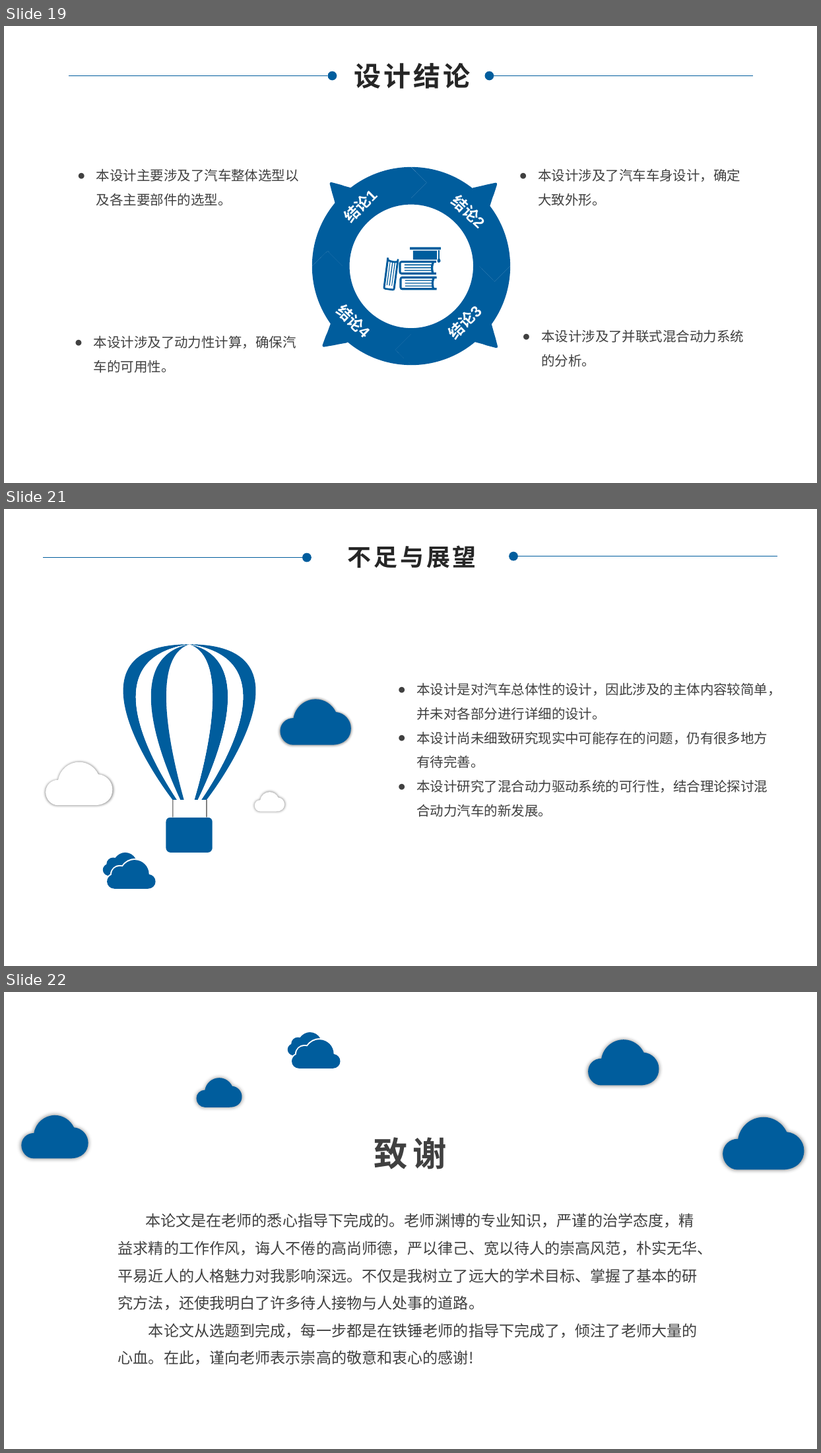
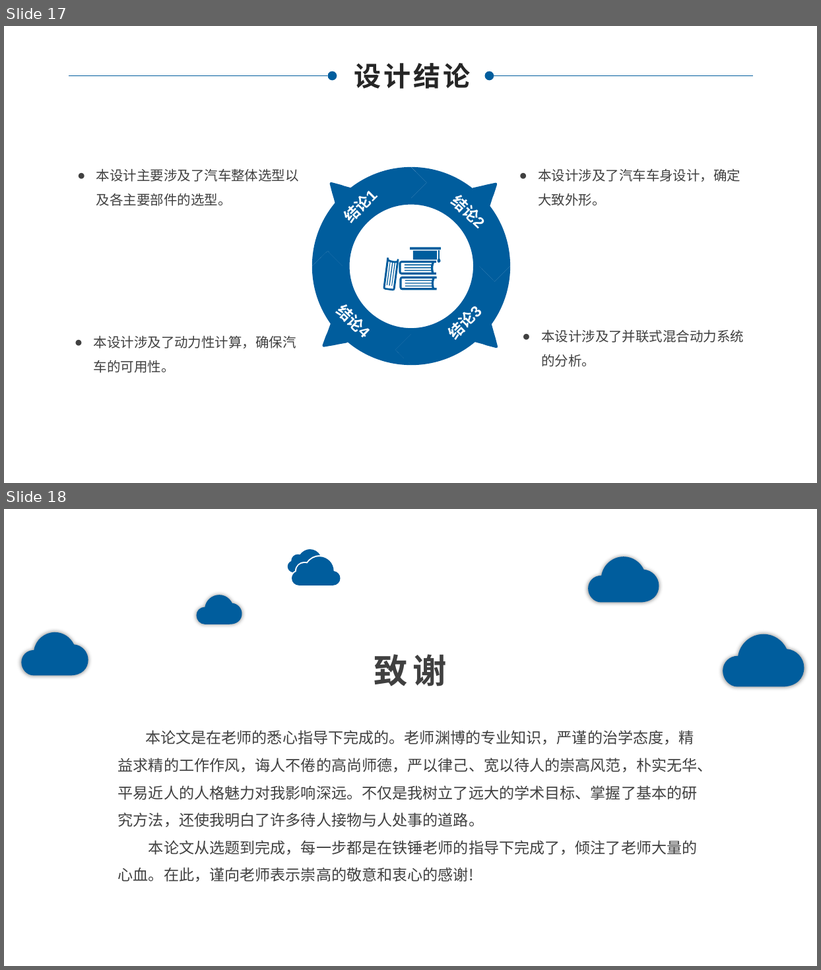
Before and after one commit to MrToy/GraduationProject, a slide deck: ppt.pptx. Shown one above the other, each under a label of ours: slides 19, 21 and 22 before the commit, slides 17 and 18 after it; the slides between them are not shown. The pictures are 821x1453 and 821x970 pixels, drawn with LibreOffice and Linux fonts; fonts in the diff are those of the drawing; background and template pictures are left out. Boxes give left, top, right and bottom in pixels: in the first picture for what was removed or moved away, otherwise in the second. Text is boxed around its words. In the diff, an @@ line names an element or a change of style, - is before the commit and + after.

```diff
--- a/ppt.pptx
+++ b/ppt.pptx
@@ slide 21 removed at [4,509,817,966], background picture (left out) @@
@@ text removed at [348,545,477,568] @@
-不足与展望
@@ line removed from (43, 558) to (302, 558) @@
@@ ellipse removed at [302,553,312,562] @@
@@ ellipse removed at [509,552,518,561] @@
@@ line removed from (778, 557) to (518, 557) @@
@@ text removed at [417,683,781,817] @@
-● 本设计是对汽车总体性的设计，因此涉及的主体内容较简单，并未对各部分进行详细的设计。
-● 本设计尚未细致研究现实中可能存在的问题，仍有很多地方有待完善。
-● 本设计研究了混合动力驱动系统的可行性，结合理论探讨混合动力汽车的新发展。
@@ freeform shape removed at [281,699,351,745] @@
@@ freeform shape removed at [46,762,113,805] @@
@@ freeform shape removed at [255,792,284,811] @@
@@ group removed at [51,644,329,852]: 9 freeform shapes, 2 rectangles @@
@@ freeform shape removed at [103,853,136,876] @@
@@ freeform shape removed at [107,860,156,889] @@
@@ what was slide 19 is now slide 17 @@
@@ what was slide 22 is now slide 18 @@
```
Also in this commit, not shown: 4 slides changed, 3 other slides removed, 3 other files.
